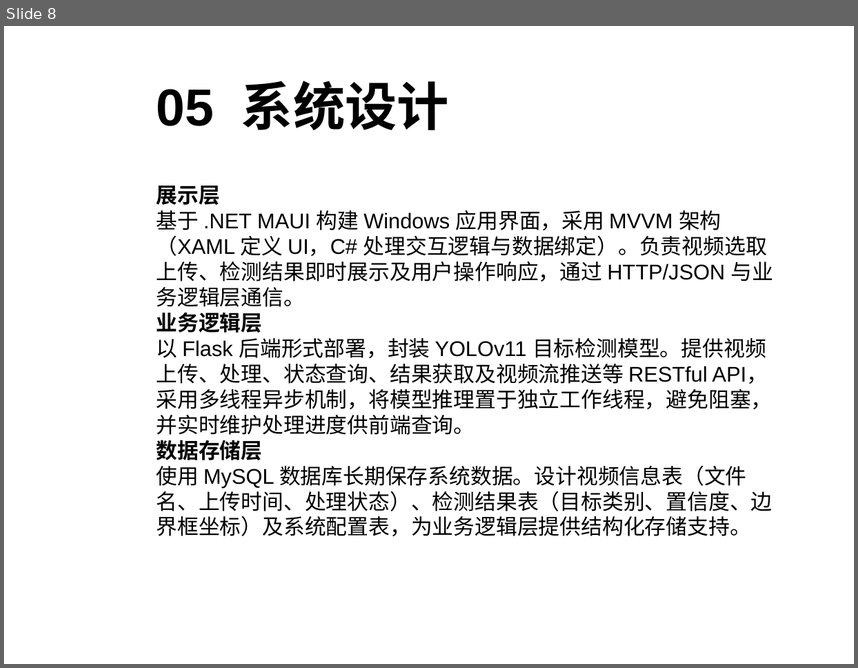
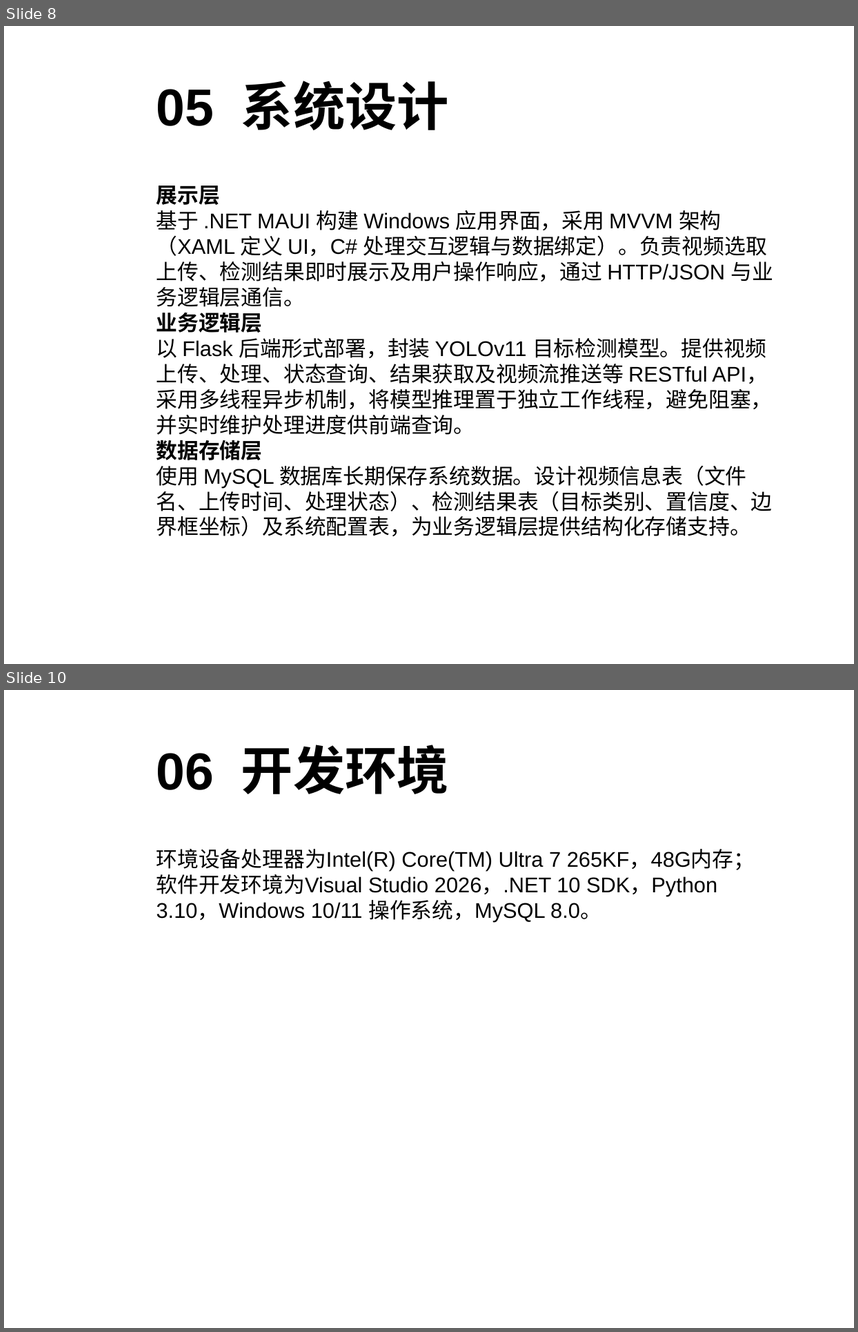
Before and after one commit to sanwan0104/maui_yolo_v1, a slide deck: 汇报.ppt. Shown one above the other, each under a label of ours: slide 8 before the commit, slides 8 and 10 after it; the slides between them are not shown. The pictures are 858x668 and 858x1332 pixels, drawn with LibreOffice and Linux fonts; fonts in the diff are those of the drawing; background and template pictures are left out. Boxes give left, top, right and bottom in pixels: in the first picture for what was removed or moved away, otherwise in the second. Text is boxed around its words. In the diff, an @@ line names an element or a change of style, - is before the commit and + after.

```diff
--- a/汇报.ppt
+++ b/汇报.ppt
@@ slide 10 added at (4,690,854,1328), background picture (left out) @@
@@ title added at (156,745,449,794), 44 pt, text #000000, bold @@
+06 开发环境
@@ text added at (156,849,755,923), 18 pt, text #000000 @@
+环境设备处理器为Intel(R) Core(TM) Ultra 7 265KF，48G内存；
+软件开发环境为Visual Studio 2026，.NET 10 SDK，Python 3.10，Windows 10/11 操作系统，MySQL 8.0。
```
Also in this commit, not shown: 1 slide changed, 10 other slides added, 1 slide removed, 19 other files.
